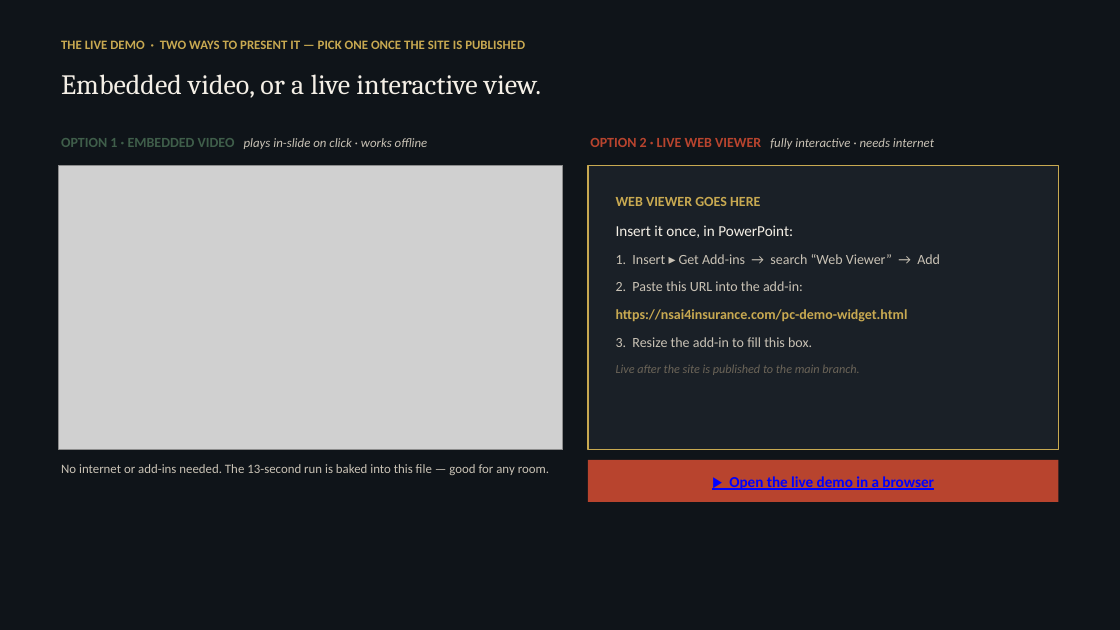
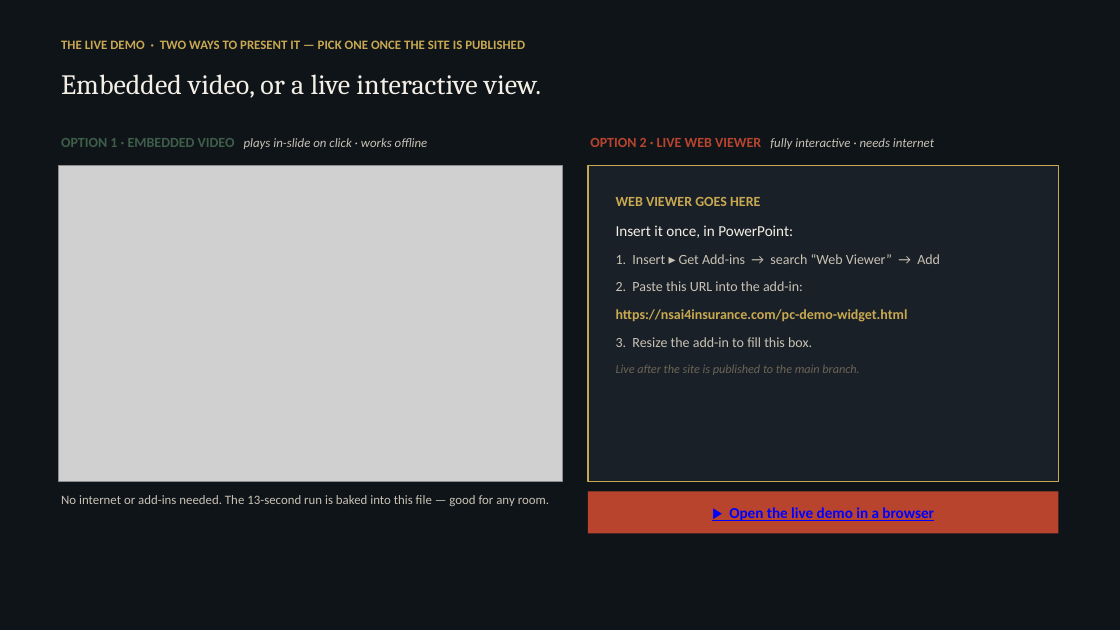
Before and after one commit to jrs438/NSAI4Insurance, a slide deck: slide 4 of NSAI-Small-Commercial-Exec-Summary.pptx. Drawn at 1120x630 pixels with LibreOffice and Linux fonts; fonts in the diff are those of the drawing; grey boxes stand for pictures. Boxes give left, top, right and bottom in pixels: in the first picture for what was removed or moved away, otherwise in the second. Text is boxed around its words. In the diff, an @@ line names an element or a change of style, - is before the commit and + after.

```diff
--- a/NSAI-Small-Commercial-Exec-Summary.pptx
+++ b/NSAI-Small-Commercial-Exec-Summary.pptx
@@ picture: place and size @@
-picture at (59,166,563,450)
+picture at (59,166,563,481)
@@ rectangle: place and size @@
-rectangle at (588,166,1059,450)
+rectangle at (588,166,1059,481)
@@ 2 texts, 1 rectangle: place and size @@
-2 texts, 1 rectangle at (61,460,1059,502)
+2 texts, 1 rectangle at (61,492,1059,534)
```
Also in this commit, not shown: 1 other file.
